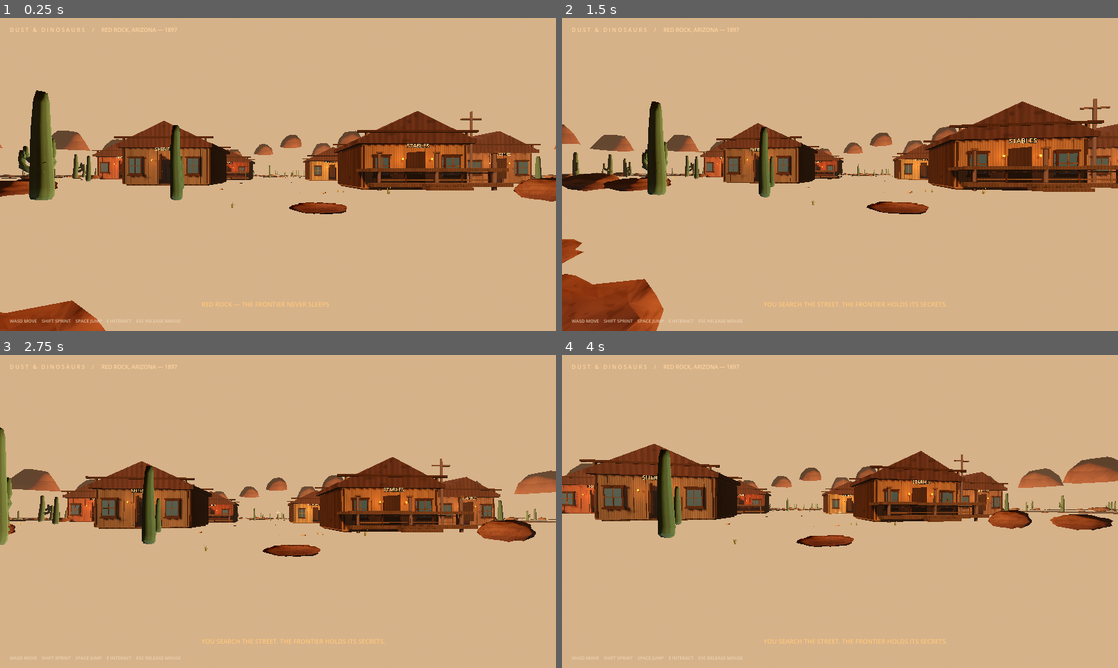
Above: before the commit, frames 1-4 (two rows, left to right).
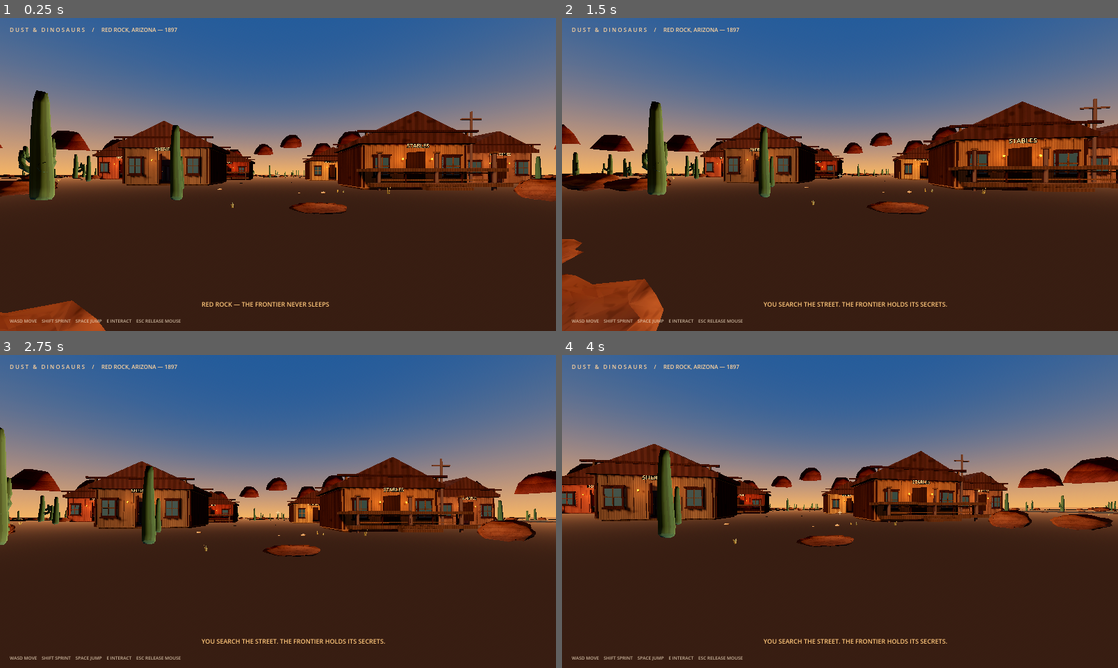
Above: after the commit, the same moments.

Repository: langermkyt-create/DUST-DINOSAURS
Game: Godot game, scene res://scenes/main.tscn
The game is run twice, just before and just after one commit, with the same random seed, the same clock (stepped at 60 frames per second) and the same inputs.
Inputs (mouse positions are in pixels of both pictures, inside the frame that each line leads up to):
- Up to frame 1 (0.25 s): no input
- Up to frame 2 (1.5 s): tap Enter at 0.5 s; move the mouse to (867, 174) at 0.52 s; hold W from 0.53 s (still down); tap E at 0.6 s; tap Space at 0.77, 1.25 s; move the mouse to (812, 174) at 1.27 s; tap Shift at 1.35 s
- Up to frame 3 (2.75 s): keep holding W; tap Space at 1.52 s; tap Enter at 2 s; move the mouse to (289, 505) at 2.02 s; tap E at 2.1 s
- Up to frame 4 (4 s): keep holding W; tap Space at 2.75, 3.02, 3.77 s; move the mouse to (834, 517) at 2.77 s; tap Shift at 2.85 s; tap Enter at 3.5 s; move the mouse to (878, 514) at 3.52 s; tap E at 3.6 s

The runs differ from the first frame. In frame 1, 89% of the frame differs, in the area x 0-100%, y 0-100%; in frame 2, 87%; in frame 3, 91%; in frame 4, 92%.

Commit message:
Add deterministic flythrough and isolate lighting without fog

Diff:
--- a/scripts/world.gd
+++ b/scripts/world.gd
@@ -9,6 +9,8 @@
 	_build_dinosaur_herd()
 	_build_player()
 	_build_hud()
+	if OS.get_cmdline_user_args().has("--preview"):
+		_start_preview_flythrough()
 func _terrain_material() -> ShaderMaterial:
 	var shader := Shader.new()
 	shader.code = """
@@ -135,11 +137,11 @@
 	e.sdfgi_bounce_feedback = 0.72
 	e.ssil_enabled = true
 	e.ssil_intensity = 0.65
-	e.fog_enabled = true
+	e.fog_enabled = false
 	e.fog_light_color = Color(0.72, 0.56, 0.42)
 	e.fog_density = 0.0009
 	e.fog_sun_scatter = 0.2
-	e.volumetric_fog_enabled = true
+	e.volumetric_fog_enabled = false
 	e.volumetric_fog_density = 0.0035
 	e.volumetric_fog_albedo = Color(0.78, 0.68, 0.56)
 	e.volumetric_fog_length = 180.0
@@ -1354,6 +1356,27 @@
 	breathing.tween_property(body, "scale:y", 1.025, 2.1).set_trans(Tween.TRANS_SINE)
 	breathing.tween_property(body, "scale:y", 1.0, 2.1).set_trans(Tween.TRANS_SINE)
 
+func _start_preview_flythrough() -> void:
+	# A deterministic camera route makes CI captures reproducible without synthetic keyboard input.
+	player.set_physics_process(false)
+	player.set_process_input(false)
+	message_label.text = "AUTOMATED PREVIEW ROUTE — RED ROCK, ARIZONA 1897"
+	var route := [
+		{"position": Vector3(0.0, _terrain_height(Vector2(0.0, 8.0)) + 0.2, 8.0), "yaw": -0.12, "duration": 6.0},
+		{"position": Vector3(-12.0, _terrain_height(Vector2(-12.0, -10.0)) + 0.2, -10.0), "yaw": -0.45, "duration": 7.0},
+		{"position": Vector3(-27.0, _terrain_height(Vector2(-27.0, -39.0)) + 0.2, -39.0), "yaw": 0.28, "duration": 7.0},
+		{"position": Vector3(-34.0, _terrain_height(Vector2(-34.0, -57.0)) + 0.2, -57.0), "yaw": 0.6, "duration": 7.0},
+		{"position": Vector3(-8.0, _terrain_height(Vector2(-8.0, -25.0)) + 0.2, -25.0), "yaw": -0.8, "duration": 7.0},
+		{"position": Vector3(0.0, _terrain_height(Vector2(0.0, 38.0)) + 0.2, 38.0), "yaw": 0.0, "duration": 4.0}
+	]
+	var route_tween := create_tween()
+	for waypoint in route:
+		var destination: Vector3 = waypoint["position"]
+		var target_yaw: float = waypoint["yaw"]
+		var travel_time: float = waypoint["duration"]
+		route_tween.tween_property(player, "position", destination, travel_time).set_trans(Tween.TRANS_SINE).set_ease(Tween.EASE_IN_OUT)
+		route_tween.parallel().tween_property(player, "rotation:y", target_yaw, travel_time).set_trans(Tween.TRANS_SINE).set_ease(Tween.EASE_IN_OUT)
+
 func _build_player() -> void:
 	player = CharacterBody3D.new()
 	player.set_script(PlayerScript)
